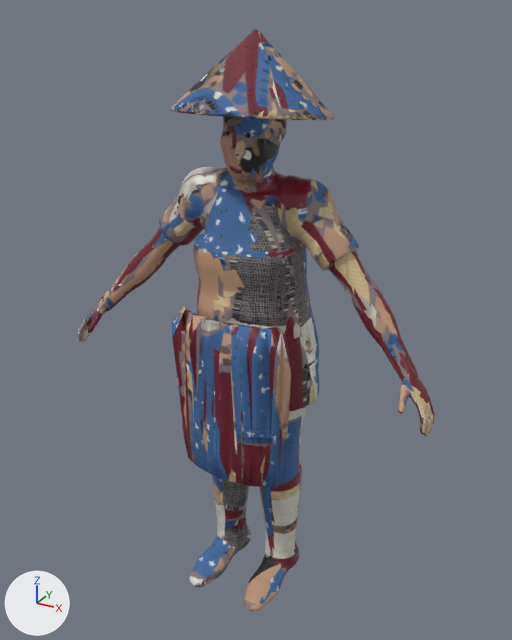
An edit to the glTF model assets/models/npc/co_hoa.glb, drawn before and after from the same camera.
Camera for both pictures: a 50 mm camera at (0.936, -1.688, 1.752) aimed at (-0.002, 0.017, 0.899). Arrows for +X, +Y and +Z are at lower left; the lights stay in place. The older version comes first. Vertices at exactly the same position are counted once.

In view in the first picture: 'Body' and 1 more.
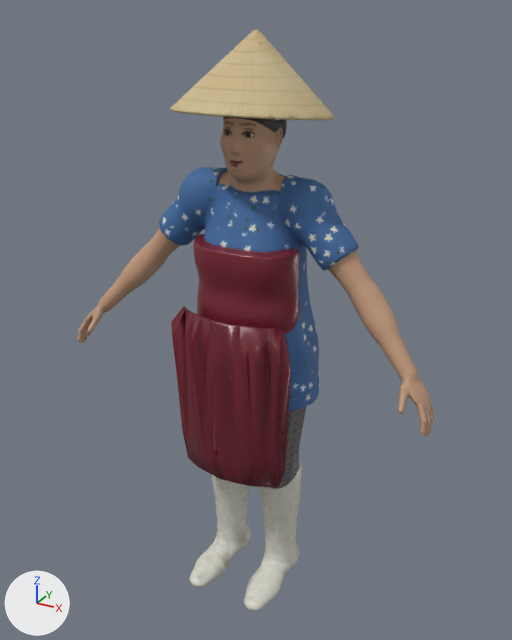
Where the change shows, as pixel boxes (x1, y1, x2, y2) in the pictures (512 x 640 px; the box of a moved part takes in the faces that stretch with it):
part 1 of me_co_hoa_body, moved or reshaped
    before: (87, 107, 426, 516)
    after: (89, 107, 427, 516)
part 2 of me_co_hoa_body, surface changed
    both: (78, 29, 435, 611)

The change, as a list of edits to the scene's bpy script:
```text
Change me_co_hoa_body:
    where me_co_hoa_body.from_pydata(...)  # 9004 vertices, 18000 faces; spans x -0.58..0.58, y -0.22..0.21, z -0.01..1.7
    used by ob_body; location = (0.0, 0.0, 0.0)
    me_co_hoa_body part 1: 95 vertices moved from x -0.53..0.57, y -0.21..0.2, z 0.74..1.58 to x -0.53..0.57, y -0.21..0.2, z 0.74..1.59; 301 vertices removed from x -0.53..0.56, y -0.22..0.2, z 0.28..1.5; 305 vertices added at x -0.51..0.57, y -0.21..0.19, z 0.29..1.53
    me_co_hoa_body part 2: 16253 kept faces spanning x -0.58..0.58, y -0.22..0.21, z -0.01..1.7 get new texture (UV) coordinates
```
